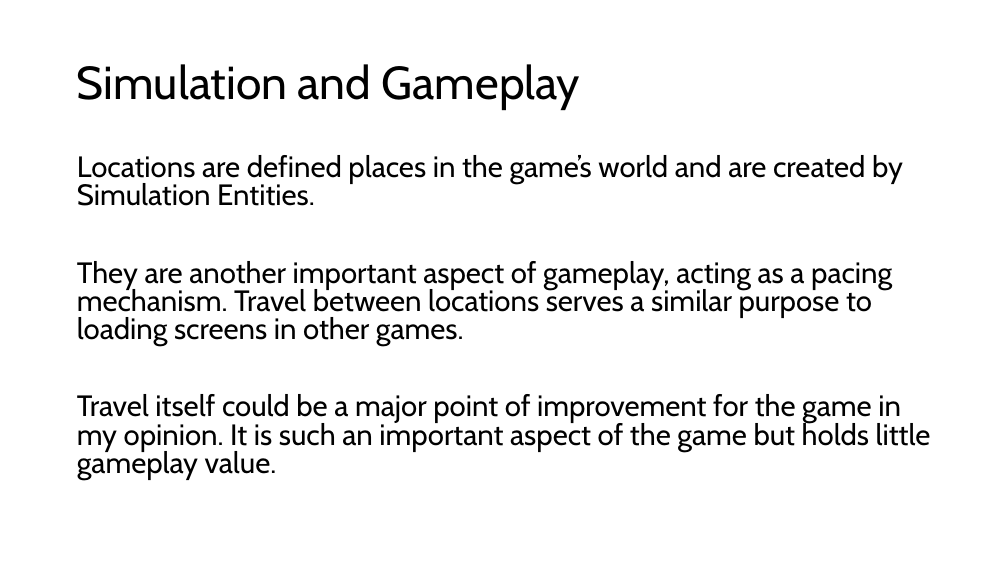
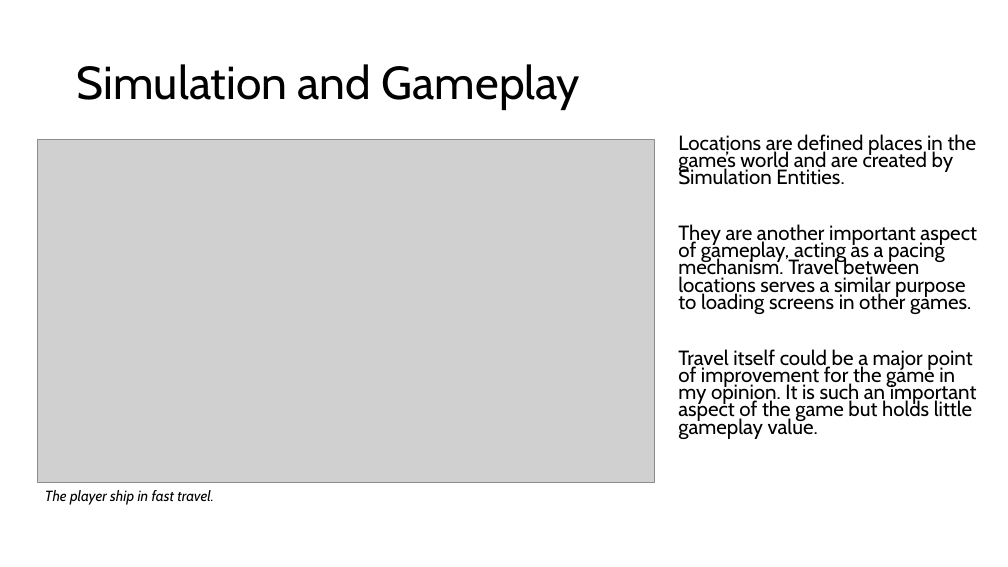
Before and after one commit to AlexanderNoles/FinalYearProject, a slide deck: slide 13 of Writing/FYP-Presentation.pptx. Drawn at 1008x567 pixels with LibreOffice and Linux fonts; fonts in the diff are those of the drawing; grey boxes stand for pictures. Boxes give left, top, right and bottom in pixels: in the first picture for what was removed or moved away, otherwise in the second. Text is boxed around its words. In the diff, an @@ line names an element or a change of style, - is before the commit and + after.

```diff
--- a/Writing/FYP-Presentation.pptx
+++ b/Writing/FYP-Presentation.pptx
@@ picture added at bbox=[38, 140, 654, 483] @@
@@ text "Locations are defined places in ...": place and size @@
-text "Locations are defined places in ..." at bbox=[77, 155, 931, 480]
+text "Locations are defined places in ..." at bbox=[678, 134, 977, 439]
@@ text "Locations are defined places in ..." at bbox=[678, 134, 977, 439]: size 28 to 19.6 pt; line spacing 0.8 to 0.7 @@
@@ text added at bbox=[45, 490, 213, 505], 14 pt, text #000000, italic @@
+The player ship in fast travel.
```
Also in this commit, not shown: 3 other slides changed, 1 slide removed.
